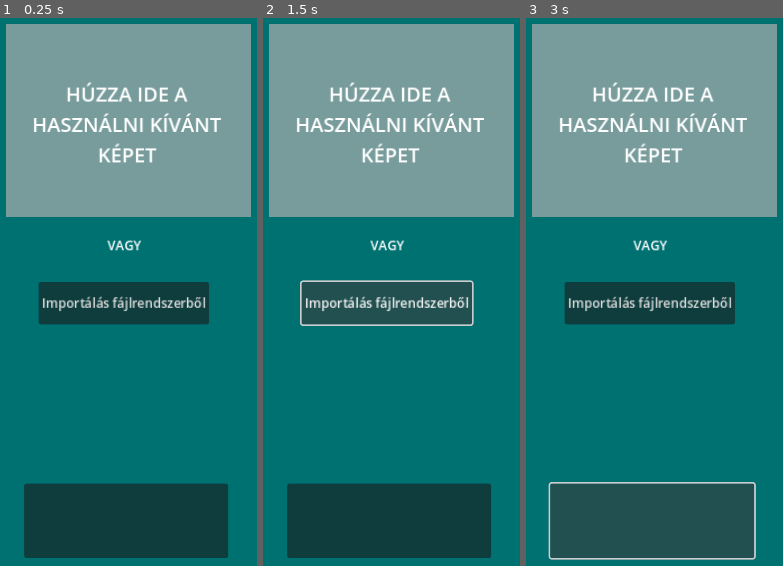
Above: before the commit, frames 1-3 (left to right).
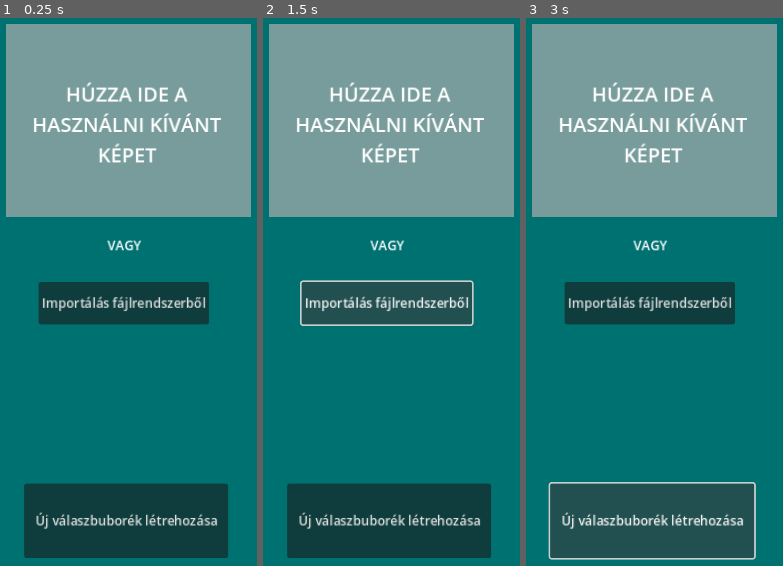
Above: after the commit, the same moments.

Repository: szuhi27/school-quiz-godot
Game: Godot game, scene res://quiz_maker_assets/quiz_maker.tscn
The game is run twice, just before and just after one commit, with the same random seed, the same clock (stepped at 60 frames per second) and the same inputs.
Inputs (mouse positions are in pixels of both pictures, inside the frame that each line leads up to):
- Up to frame 1 (0.25 s): no input
- Up to frame 2 (1.5 s): click (388, 522) at 0.5 s; click "Importálás fájlrendszerből" at 1.25 s
- Up to frame 3 (3 s): click "Importálás fájlrendszerből" at 2 s; click (651, 522) at 2.75 s

The runs differ from the first frame. In frame 1, 0.8% of the frame differs, in the area x 14-85%, y 90-94%; in frame 2, 0.8%; in frame 3, 0.8%.

Commit message:
answer bubble creator -step 0

Diff:
--- a/quiz_maker_assets/answer_bubble.tscn
+++ b/quiz_maker_assets/answer_bubble.tscn
@@ -1,6 +1,6 @@
 [gd_scene format=3 uid="uid://drnit6xvsphed"]
 
-[node name="AnswerBubble" type="Node"]
+[node name="AnswerBubble" type="Node2D"]
 
 [node name="LineEdit" type="LineEdit" parent="."]
 offset_right = 227.0
--- /dev/null
+++ b/quiz_maker_assets/answer_bubble_creator.gd
@@ -0,0 +1,25 @@
+extends Control
+
+
+@export var answer_bubble : PackedScene
+
+var _new_bubble : Node2D
+var _selected_tower : Node2D
+var _tower_controls : Node
+
+func _physics_process(delta):
+	if(_new_bubble != null):
+		_new_bubble.global_position = get_global_mouse_position()
+
+
+func _on_archer_button_button_down():
+	_new_bubble = answer_bubble.instantiate()
+	add_child(_selected_tower)
+
+func _on_archer_button_button_up():
+	if(_tower_controls.is_placeble()):
+		_tower_controls.place_tower()
+		_new_bubble = null
+	else :
+		_selected_tower.queue_free()
+		_selected_tower = null
--- a/quiz_maker_assets/quiz_maker.tscn
+++ b/quiz_maker_assets/quiz_maker.tscn
@@ -1,6 +1,7 @@
-[gd_scene load_steps=4 format=3 uid="uid://11ghupk4o1ii"]
+[gd_scene load_steps=5 format=3 uid="uid://11ghupk4o1ii"]
 
 [ext_resource type="Script" path="res://quiz_maker_assets/quiz_maker.gd" id="1_bicct"]
+[ext_resource type="Script" path="res://quiz_maker_assets/answer_bubble_creator.gd" id="2_y8m76"]
 
 [sub_resource type="LabelSettings" id="LabelSettings_b8aed"]
 font_size = 25
@@ -123,11 +124,19 @@
 horizontal_alignment = 1
 vertical_alignment = 1
 
+[node name="AnswerBubbleControl" type="Control" parent="."]
+layout_mode = 3
+anchors_preset = 0
+offset_right = 40.0
+offset_bottom = 40.0
+script = ExtResource("2_y8m76")
+
 [node name="AnsweBubbleCreatotButton" type="Button" parent="."]
 offset_left = 374.0
 offset_top = 672.0
 offset_right = 629.0
 offset_bottom = 765.0
+text = "Új válaszbuborék létrehozása"
 
 [connection signal="pressed" from="ImageImportGroup/Button" to="." method="_on_button_pressed"]
 [connection signal="file_selected" from="ImageImportGroup/FileDialog" to="." method="_on_file_dialog_file_selected"]
